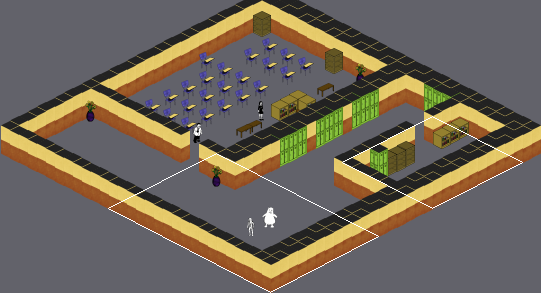
An edit to a level. Tiled map, data/tutorial01.tmx. Above, an overview of the earlier version with the close-up marked.
Close-up. Before:
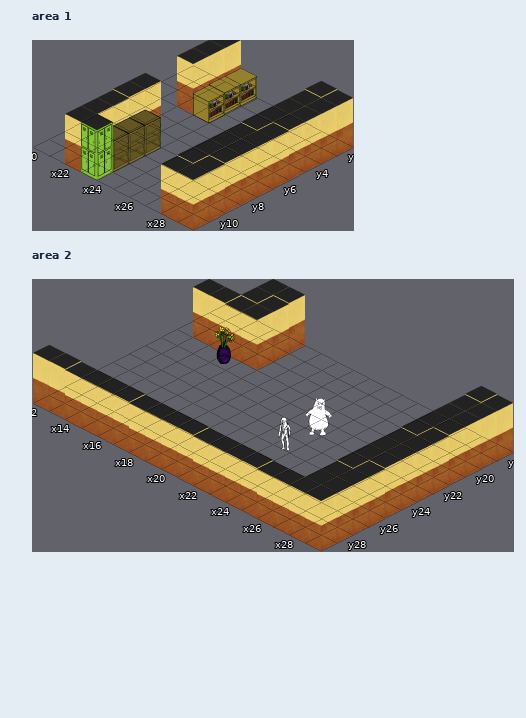
Cells are 250x129 px. Isometric: x runs down to the right, y down to the left. Shown: area 1 x 20..29, y 2..11; area 2 x 12..29, y 18..29. The commit also changed other parts of the map, which this record leaves out. Not drawn, because the pictures are missing: unchanged layer "background_layer".
The same view after the edit:
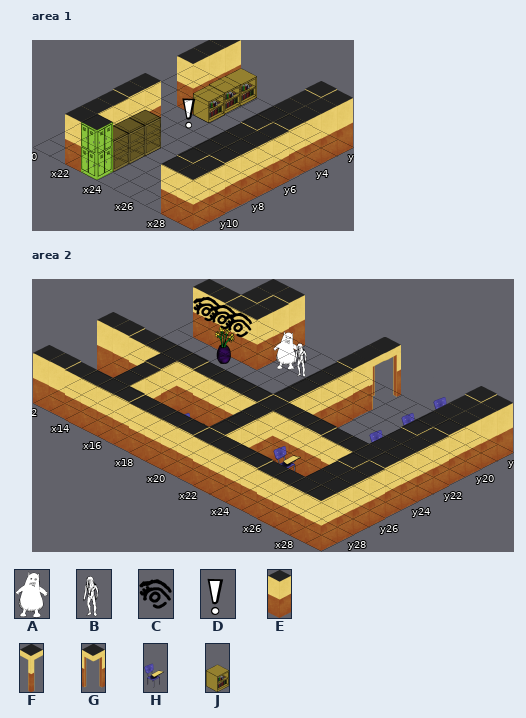
Key: from "actors_tiles": A 8, B 9, C 13, D 14; from "walls_image": E 1, F 3, G 4, H 5, J 6.
_ is an empty cell.
Edits made:
{"where": "layer \"actors_layer\", area 1"}
{"y":5,"x":23,"old":"_","new":"D"}
{"where": "layer \"walls_layer\", area 2"}
{"y":18,"x":22,"old":"_","new":"G"}
{"y":18,"x":26,"old":"_","new":"H"}
{"y":19,"x":22,"old":"_","new":"F"}
{"y":20,"x":22,"old":"_","new":"E"}
{"y":20,"x":26,"old":"_","new":"H"}
{"y":21,"x":22,"old":"_","new":"E"}
{"y":22,"x":22,"old":"_","new":"E"}
{"y":22,"x":26,"old":"_","new":"H"}
{"y":23,"x":22,"old":"_","new":"E"}
{"y":24,"x":22,"old":"__","new":"EJ"}
{"y":25,"x":12,"old":"________________","new":"EEEEEEEEEEEEEEEE"}
{"y":26,"x":16,"old":"_","new":"E"}
{"y":26,"x":22,"old":"_","new":"E"}
{"y":26,"x":24,"old":"_","new":"H"}
{"y":27,"x":16,"old":"_","new":"E"}
{"y":27,"x":19,"old":"_","new":"H"}
{"y":27,"x":22,"old":"_","new":"E"}
{"y":28,"x":16,"old":"_","new":"E"}
{"y":28,"x":22,"old":"_","new":"E"}
{"where": "layer \"actors_layer\", area 2"}
{"y":19,"x":12,"old":"___","new":"CCC"}
{"y":19,"x":17,"old":"__","new":"AB"}
{"y":22,"x":22,"old":"A","new":"_"}
{"y":24,"x":22,"old":"B","new":"_"}
{"label":"added","picture_box":[182,98,196,129]}
{"label":"changed","picture_box":[97,296,447,477]}
